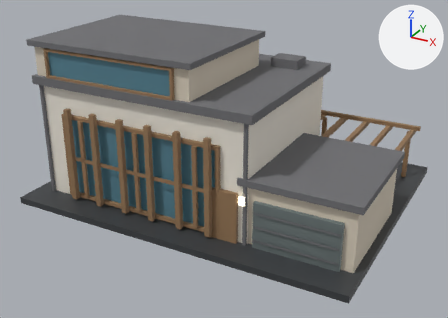
Renders of the glTF model src/assets/models/props/villa_b.glb from each side of a commit.
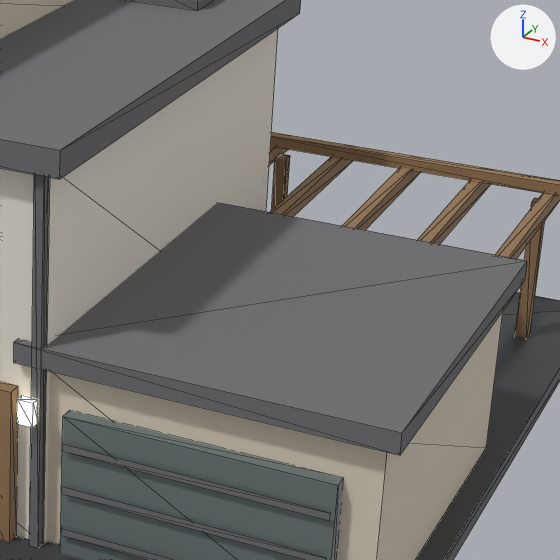
Each version is shown whole from a 50 mm lens placed at (15.5, -29.5, 16.4), pointed at (-0.1, -1.2, 2.3), then close up on the part from 52% to 93% of the width and 21% to 79% of the height. Lighting does not change. The marker at upper right points along +X, +Y and +Z. The last two pictures show the newer version. The close-ups show mesh edges as thin lines. Vertices at exactly the same position are counted once.

The first close-up shows 'Merged_RoofDark', 'Merged_VillaGranite', 'Merged_VillaStone', 'Merged_VillaWood', 'villab_garage_door', 'villab_main' and 1 more.
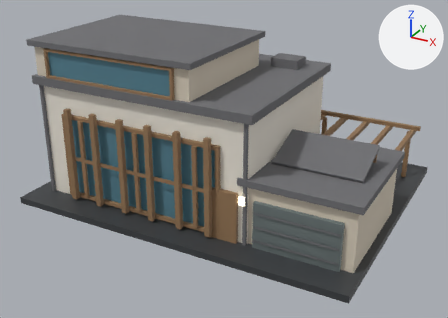
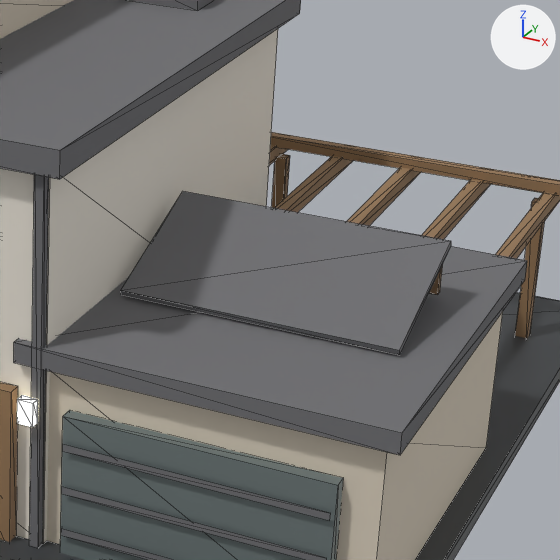
The change, as a list of edits to the scene's bpy script:
```text
Change me_merged_roofdark_mesh:
    used by ob_merged_roofdark; location = (0.0, 0.0, 0.0)
    remove me_merged_roofdark_mesh.from_pydata(...)  # 60 vertices, 78 faces; spans x -9.0..9.4, y -6.2..3.9, z 0.4..9.1
    add me_merged_roofdark_mesh.from_pydata(...)  # 76 vertices, 94 faces; spans x -9.0..9.4, y -6.2..4.0, z 0.3..9.1
    me_merged_roofdark_mesh part 1
    16 vertices are added at x -5.3..8.7, y -3.8..4.0, z 0.3..4.9
    16 new faces join them
Change me_merged_villawood_mesh:
    used by ob_merged_villawood; location = (0.0, 0.0, 0.0)
    remove me_merged_villawood_mesh.from_pydata(...)  # 296 vertices, 410 faces; spans x -8.9..9.2, y -6.5..6.2, z 0.0..8.7
    add me_merged_villawood_mesh.from_pydata(...)  # 304 vertices, 422 faces; spans x -8.9..9.2, y -6.5..6.2, z 0.0..8.7
    me_merged_villawood_mesh part 2: a new loose piece, a box spanning x 4.2..8.6, y -1.51..-1.39, z 4.0..4.7, in mat_villawood (brown #957655)
```

Where the change shows, as pixel boxes (x1, y1, x2, y2) in the close-ups (560 x 560 px):
part 1 of me_merged_roofdark_mesh, added
    after: (121, 191, 451, 355)
part 2 of me_merged_villawood_mesh, added (mostly hidden)
    after: (429, 265, 443, 295)
'villab_garage_door', unchanged, covered by the edit
    before: (60, 410, 343, 560)
'Merged_TownGarage', unchanged, uncovered by the edit
    after: (60, 410, 343, 560)
